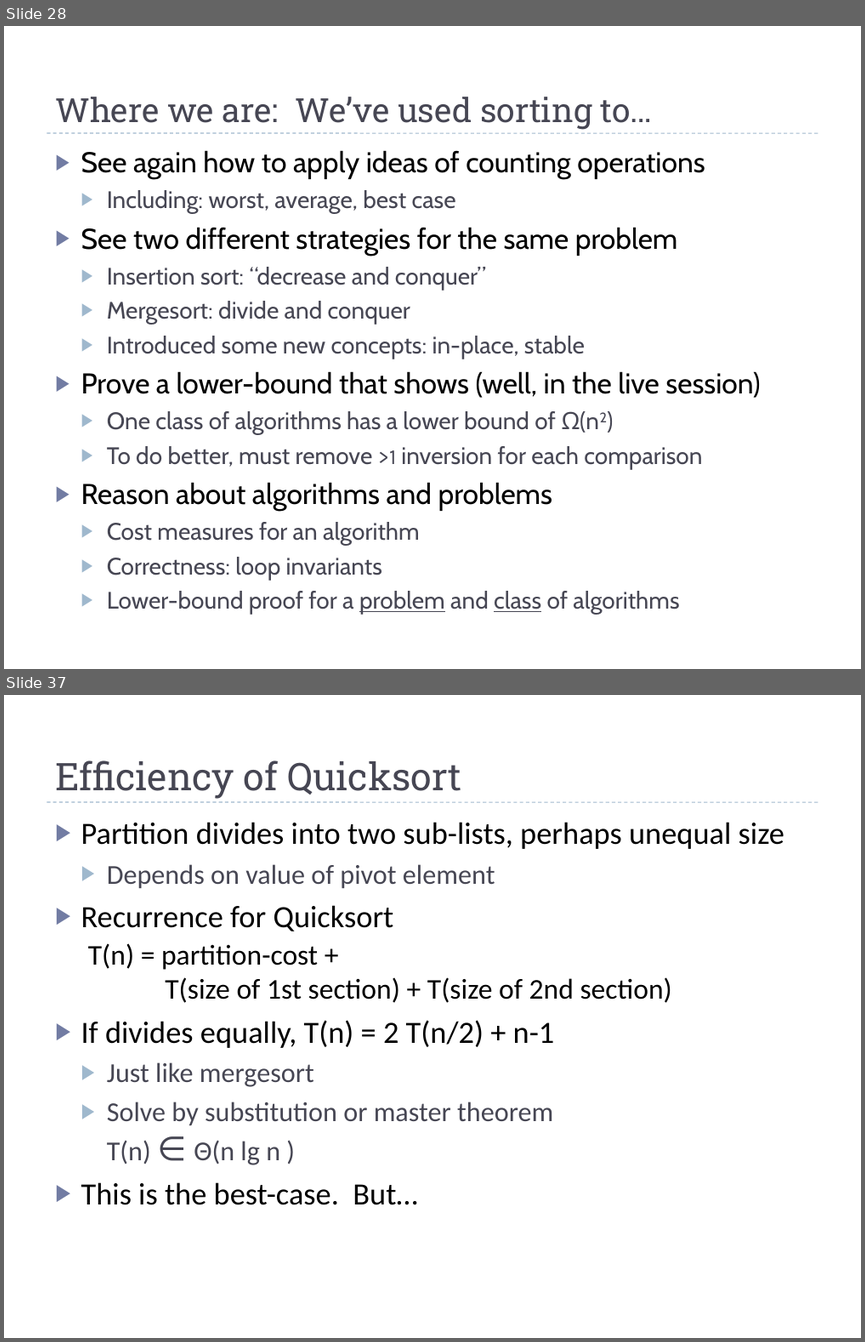
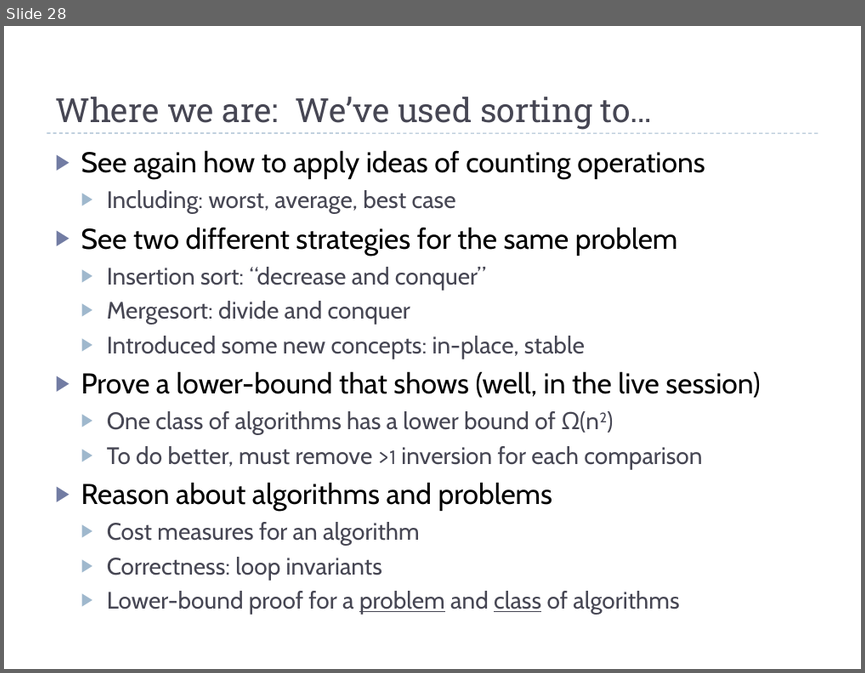
Before and after one commit to uva-cs/cs4102-f21, a slide deck: slides/sorting-intro-f21.pptx. Shown one above the other, each under a label of ours: slides 28 and 37 before the commit, slide 28 after it; the slides between them are not shown. The pictures are 865x1342 and 865x673 pixels, drawn with LibreOffice and Linux fonts; fonts in the diff are those of the drawing. Boxes give left, top, right and bottom in pixels: in the first picture for what was removed or moved away, otherwise in the second. Text is boxed around its words. In the diff, an @@ line names an element or a change of style, - is before the commit and + after.

Commit message:
broke out quicksort slides for separate lecture, including LB proof for comp sorts

```diff
--- a/slides/sorting-intro-f21.pptx
+++ b/slides/sorting-intro-f21.pptx
@@ slide 37 removed at (4,695,861,1338), background #FFFFFF; not listed: 1 template element that a slide beside it also shows @@
@@ title removed at (55,760,461,799) @@
-Efficiency of Quicksort
@@ text removed at (81,822,784,1205) @@
-▶ Partition divides into two sub-lists, perhaps unequal size
-  ▶ Depends on value of pivot element
-▶ Recurrence for Quicksort
-  T(n) = partition-cost +
-  T(size of 1st section) + T(size of 2nd section)
-▶ If divides equally, T(n) = 2 T(n/2) + n-1
-  ▶ Just like mergesort
-  ▶ Solve by substitution or master theorem
-    T(n) ∈ Θ(n lg n )
-▶ This is the best-case. But…
```
Also in this commit, not shown: 2 slides changed, 14 other slides removed, 5 other files.
